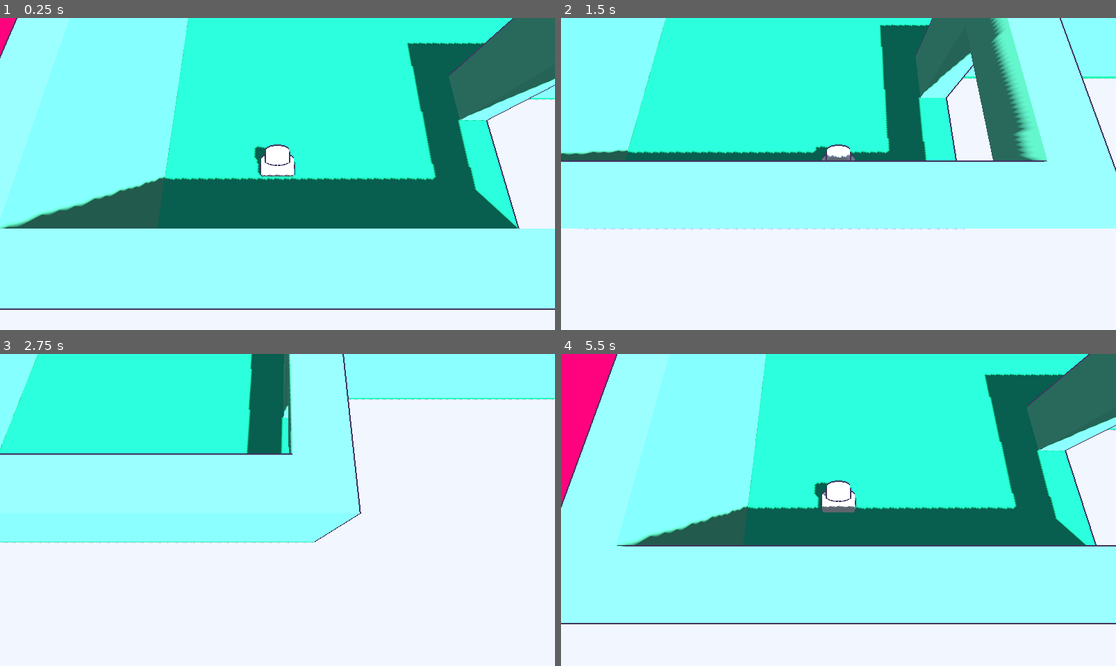
Above: before the commit, frames 1-4 (two rows, left to right).
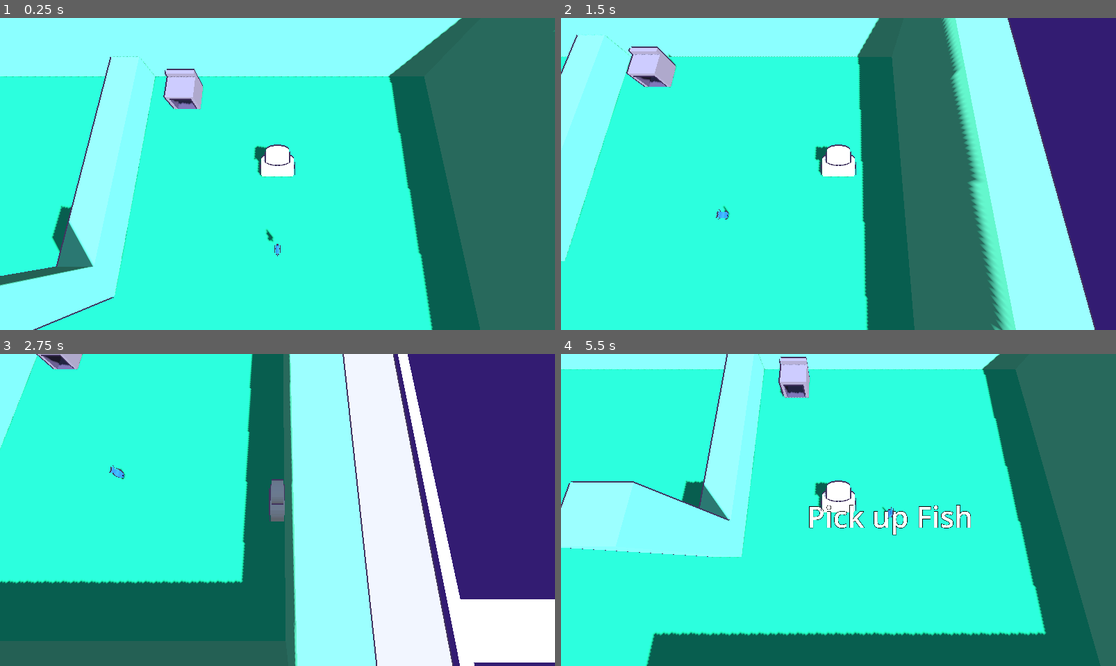
Above: after the commit, the same moments.

Repository: ChWh2/Purrfect-Platter
Game: Godot game, scene res://Scenes/main.tscn
Same seed, same stepped clock (60 frames per second), same inputs: the game is played once before the commit and once after it.
Inputs:
- Up to frame 1 (0.25 s): no input
- Up to frame 2 (1.5 s): tap Enter at 0.5 s; hold D (Right) 0.53-1.28 s; tap E (Interact) at 0.6, 1.35 s; hold S (Down) from 1.28 s (still down)
- Up to frame 3 (2.75 s): release S (Down) at 2.03 s; hold D (Right) from 2.03 s (still down); tap Q (Throw) at 2.1 s; tap E (Interact) at 2.3 s
- Up to frame 4 (5.5 s): release D (Right) at 2.78 s; hold W (Up) 2.78-3.53 s; tap E (Interact) at 2.85, 3.6, 4.55, 5.1 s; hold A (Left) 3.53-5.03 s; tap Q (Throw) at 4.35 s; hold S (Down) from 5.03 s (still down)

The runs differ from the first frame. In frame 1, 69% of the frame differs, in the area x 0-100%, y 0-100%; in frame 2, 78%; in frame 3, 63%; in frame 4, 66%.

Commit message:
Added Customer Spawning

Diff:
--- /dev/null
+++ b/Scenes/customer.tscn
@@ -0,0 +1,32 @@
+[gd_scene load_steps=4 format=3 uid="uid://cxk61j12owwph"]
+
+[ext_resource type="Script" path="res://Scripts/Classes/CustomerClass.gd" id="1_cf4kh"]
+
+[sub_resource type="CapsuleMesh" id="CapsuleMesh_yhahy"]
+
+[sub_resource type="CapsuleShape3D" id="CapsuleShape3D_f756n"]
+
+[node name="PathFollow3D" type="PathFollow3D"]
+script = ExtResource("1_cf4kh")
+
+[node name="RigidBody3D" type="RigidBody3D" parent="."]
+
+[node name="MeshInstance3D" type="MeshInstance3D" parent="RigidBody3D"]
+mesh = SubResource("CapsuleMesh_yhahy")
+
+[node name="CollisionShape3D" type="CollisionShape3D" parent="RigidBody3D"]
+shape = SubResource("CapsuleShape3D_f756n")
+
+[node name="Patience" type="Timer" parent="."]
+wait_time = 120.0
+one_shot = true
+autostart = true
+
+[node name="PatienceBar" type="Label3D" parent="."]
+transform = Transform3D(1, 0, 0, 0, 1, 0, 0, 0, 1, 0, 2, 0)
+billboard = 1
+text = "Time
+"
+font_size = 100
+
+[connection signal="timeout" from="Patience" to="." method="patienceTimeout"]
--- a/Scenes/fish.tscn
+++ b/Scenes/fish.tscn
@@ -32,8 +32,6 @@
 diffuse_mode = 3
 specular_mode = 1
 albedo_texture = ExtResource("1_xx64m")
-uv1_scale = Vector3(1, 0.1, 1)
-uv1_offset = Vector3(0.1, 0.8, 0)
 texture_filter = 0
 
 [sub_resource type="ArrayMesh" id="ArrayMesh_6aqrt"]
@@ -75,6 +73,7 @@
 [node name="fish" type="RigidBody3D" parent="."]
 collision_layer = 2147483650
 collision_mask = 2147483650
+continuous_cd = true
 script = SubResource("GDScript_6hsf7")
 itemName = "Fish"
 itemID = 1
--- a/Scenes/main.tscn
+++ b/Scenes/main.tscn
@@ -1,6 +1,7 @@
-[gd_scene load_steps=27 format=4 uid="uid://c802ljbjsrs7s"]
+[gd_scene load_steps=29 format=4 uid="uid://c802ljbjsrs7s"]
 
 [ext_resource type="PackedScene" uid="uid://cbbiwytnqg1wm" path="res://Scenes/player.tscn" id="1_4acyf"]
+[ext_resource type="Script" path="res://Scripts/mainGameManager.gd" id="1_ur7al"]
 [ext_resource type="PackedScene" uid="uid://dw8xks7h06bia" path="res://Scenes/oven.tscn" id="4_f5kfh"]
 [ext_resource type="Material" uid="uid://wb6wcoupqby0" path="res://Materials/Standard.tres" id="4_xf2gx"]
 [ext_resource type="PackedScene" uid="uid://dp6m3merowmpf" path="res://Scenes/fish.tscn" id="5_2u07w"]
@@ -225,7 +226,15 @@
 [sub_resource type="BoxShape3D" id="BoxShape3D_gvvnr"]
 size = Vector3(1, 3, 4)
 
+[sub_resource type="Curve3D" id="Curve3D_tsiv3"]
+_data = {
+"points": PackedVector3Array(0, 0, 0, 0, 0, 0, 5, 0, -5, 0, 0, 0, 0, 0, 0, 0, 0, -5, 0, 0, 0, 0, 0, 0, 0, 0, 7, 0, 0, 0, 0, 0, 0, 10, 0, 7),
+"tilts": PackedFloat32Array(0, 0, 0, 0)
+}
+point_count = 4
+
 [node name="Main" type="Node3D"]
+script = ExtResource("1_ur7al")
 
 [node name="WorldEnvironment" type="WorldEnvironment" parent="."]
 environment = SubResource("Environment_exvx2")
@@ -235,7 +244,7 @@
 shadow_enabled = true
 
 [node name="player" parent="." instance=ExtResource("1_4acyf")]
-transform = Transform3D(1, 0, 0, 0, 1, 0, 0, 0, 1, 0, 0.1, 7)
+transform = Transform3D(1, 0, 0, 0, 1, 0, 0, 0, 1, 13, 0.1, -5)
 
 [node name="Oven" parent="." instance=ExtResource("4_f5kfh")]
 transform = Transform3D(1, 0, 0, 0, 1, 0, 0, 0, 1, 9.5, -0.5, -8)
@@ -323,4 +332,14 @@
 [node name="CollisionShape3D" type="CollisionShape3D" parent="Map/InvisibleWall"]
 shape = SubResource("BoxShape3D_gvvnr")
 
-[editable path="rawFish"]
+[node name="Customers" type="Path3D" parent="."]
+curve = SubResource("Curve3D_tsiv3")
+
+[node name="Spawn" type="Node3D" parent="Customers"]
+transform = Transform3D(1, 0, 0, 0, 1, 0, 0, 0, 1, 10, 0, 7)
+
+[node name="CustomerSpawnTimer" type="Timer" parent="."]
+wait_time = 15.0
+autostart = true
+
+[connection signal="timeout" from="CustomerSpawnTimer" to="." method="customerSpawnTimeout"]
--- a/Scripts/CharacterController.gd
+++ b/Scripts/CharacterController.gd
@@ -5,7 +5,7 @@
 
 @onready var body = $Mesh
 
-var interactsInRadius : Array[Node3D]
+var interactsInRadius : Array[Interactable]
 
 func InteractEnter(enterBody : Node3D):
 	interactsInRadius.append(enterBody)
@@ -15,25 +15,25 @@
 	interactsInRadius.remove_at(bodyInArray)
 
 func Interact():
+	$Label3D.visible = false
+
 	if interactsInRadius.size() > 0:
-		$Label3D.visible = true
-
 		var closestInteractable : Node3D
 		var closestInteractableRadius = 100.0
 
 		for interactible in interactsInRadius.size():
-			if position.distance_to(interactsInRadius[interactible].position) < closestInteractableRadius:
-				closestInteractableRadius = position.distance_to(interactsInRadius[interactible].position)
-				closestInteractable = interactsInRadius[interactible]
+			if interactsInRadius[interactible].CanInteract:
+				if position.distance_to(interactsInRadius[interactible].position) < closestInteractableRadius:
+					closestInteractableRadius = position.distance_to(interactsInRadius[interactible].position)
+					closestInteractable = interactsInRadius[interactible]
 
-		$Label3D.text = closestInteractable.getPrompt()
-		$Label3D.global_position = closestInteractable. global_position
+		if closestInteractable:
+			$Label3D.visible = true
+			$Label3D.text = closestInteractable.getPrompt()
+			$Label3D.global_position = closestInteractable.global_position
 
-		if Input.is_action_just_pressed("Interact"):
-			closestInteractable.interact(closestInteractableRadius)
-
-	else:
-		$Label3D.visible = false
+			if Input.is_action_just_pressed("Interact"):
+				closestInteractable.interact(closestInteractableRadius)
 
 func _physics_process(_delta: float) -> void:
 
--- /dev/null
+++ b/Scripts/Classes/CustomerClass.gd
@@ -0,0 +1,14 @@
+class_name customer
+extends PathFollow3D
+
+@onready var patience = $Patience
+@onready var patienceBar = $PatienceBar
+
+var firstInLine : bool = false
+
+
+func _process(_delta):
+	patienceBar.text = str(patience.time_left).pad_decimals(2)
+
+func patienceTimeout():
+	Global.endGame()
--- a/Scripts/global.gd
+++ b/Scripts/global.gd
@@ -24,3 +24,6 @@
 func useItem() -> void:
 	heldItem.free()
 	heldItem = null
+
+func endGame() -> void:
+	print("endGame")
--- /dev/null
+++ b/Scripts/mainGameManager.gd
@@ -0,0 +1,32 @@
+extends Node3D
+
+const customerPreload = preload("res://Scenes/customer.tscn")
+var customers : Array[customer]
+const customerFollowDistance = 2.0
+const customerSpeed = 3.0
+
+func createCustomer():
+	var newCustomer = customerPreload.instantiate()
+	$Customers.add_child(newCustomer)
+	newCustomer.global_position = $Customers/Spawn.global_position
+	newCustomer.progress_ratio = 1.0
+
+	customers.append(newCustomer)
+
+func _process(delta):
+	for i in customers.size():
+		if(i == 0):
+			customers[i].firstInLine = true
+
+		var position = customers[i].progress - customerSpeed * delta
+		position = clamp(position, i * customerFollowDistance, $Customers.curve.get_baked_length())
+
+		customers[i].progress = position
+		if customers[i].progress > $Customers.curve.get_baked_length():
+			Global.endGame()
+
+func _ready():
+	createCustomer()
+
+func customerSpawnTimeout():
+	createCustomer()
